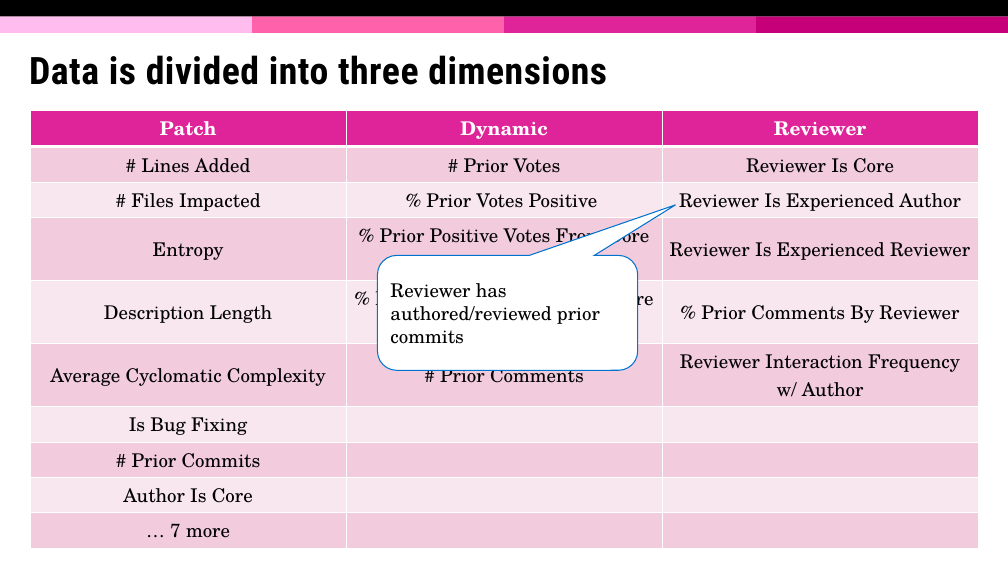
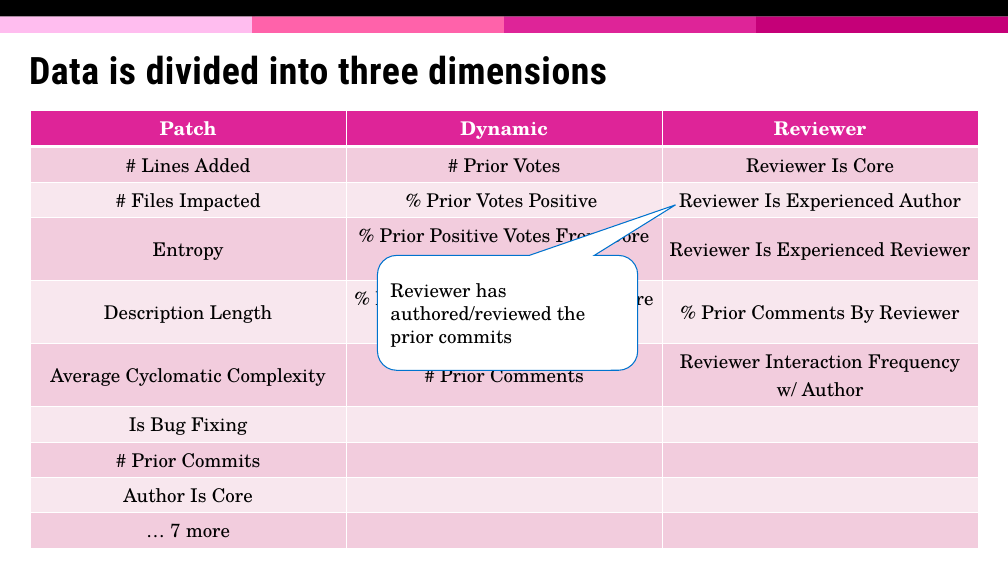
Before and after one commit to david-siqi-liu/review-dynamics-openstack, a slide deck: slide 21 of presentation/review-dynamics-openstack.pptx (slide 22 before the commit). Drawn at 1008x567 pixels with LibreOffice and Linux fonts; fonts in the diff are those of the drawing; background and template pictures are left out. Boxes give left, top, right and bottom in pixels: in the first picture for what was removed or moved away, otherwise in the second. Text is boxed around its words. In the diff, an @@ line names an element or a change of style, - is before the commit and + after.

```diff
--- a/presentation/review-dynamics-openstack.pptx
+++ b/presentation/review-dynamics-openstack.pptx
@@ text in rounded speech box at [390,283,585,347]: text changed @@
-Reviewer has authored/reviewed prior commits
+Reviewer has authored/reviewed the prior commits
```
Also in this commit, not shown: 9 other slides changed, 3 slides added, 2 other files.
